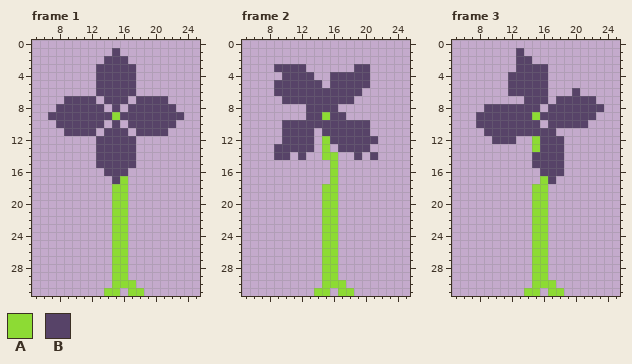
A pixel-art file gets an edit: flower1.aseprite. The first picture shows the starting point.
32x32 pixels, 3 frames. Shown: frame 1: x 5..25, y 0..31; frame 2: x 5..25, y 0..31; frame 3: x 5..25, y 0..31.
Palette (. is transparent): A #8ddb34  B #574368
And afterwards:
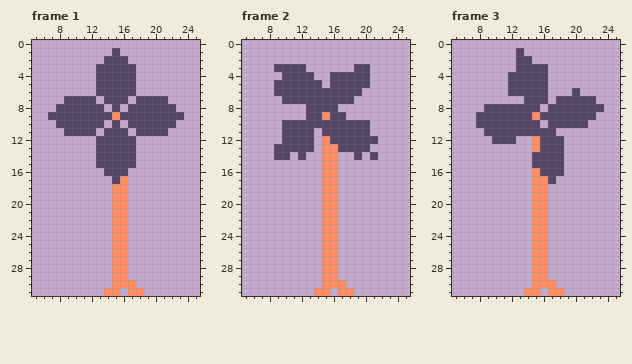
Difference:
colour A: #8ddb34 -> #ff8e65
Frame 2, layer "leafs":
y 13: x 16 . -> A
y 15..17: x 15 . -> A
Frame 3, layer "leafs":
y 16..17: x 15 . -> A
Pixel boxes of the changes (left, top, right, bottom) in both pictures:
changed: (112, 112, 120, 120)
changed: (104, 176, 144, 296)
changed: (314, 112, 354, 296)
changed: (524, 112, 564, 296)
